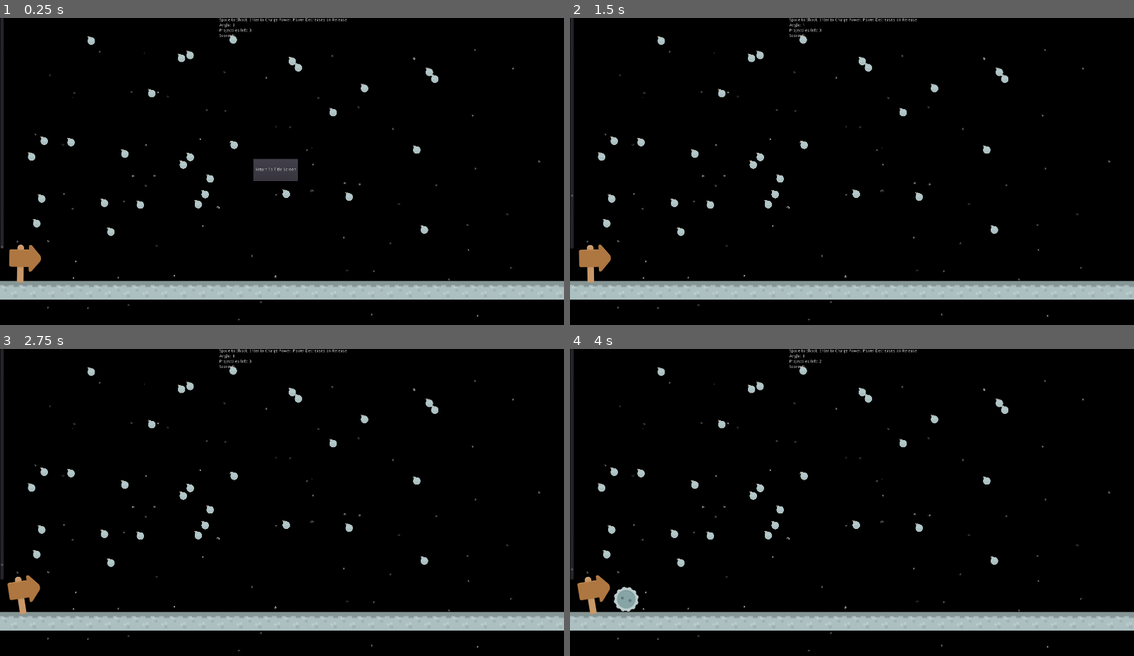
Above: before the commit, frames 1-4 (two rows, left to right).
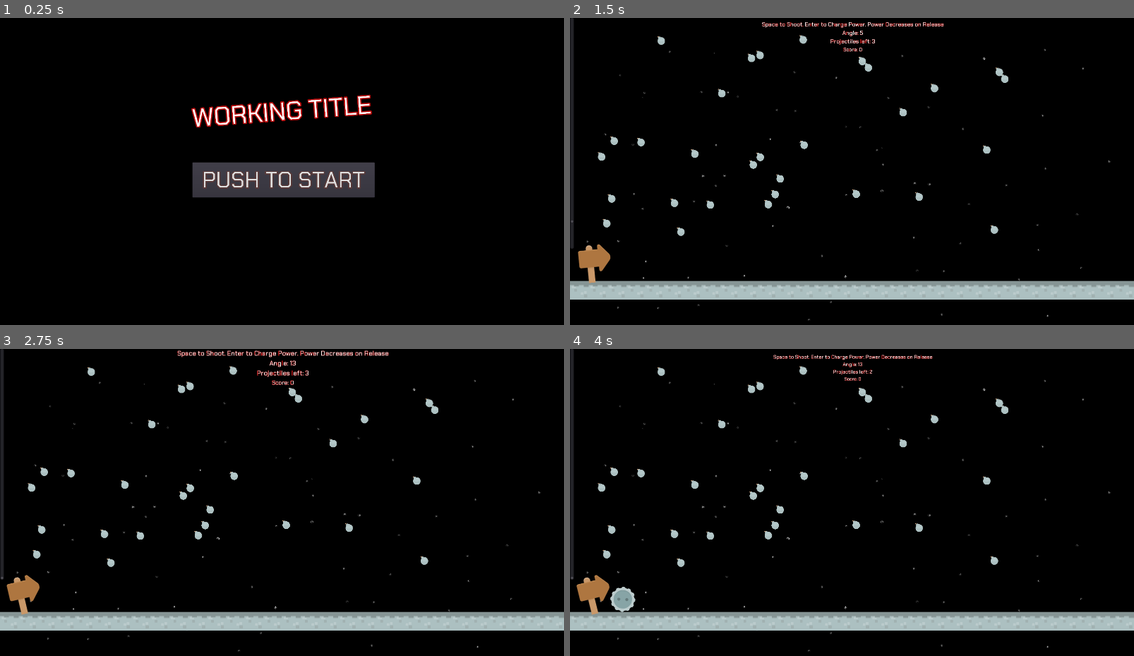
Above: after the commit, the same moments.

Repository: PandorasGit/P1-paroberts
Game: Godot game, scene res://World/World.tscn
Two runs of this game, one before a commit and one after it. Both use one fixed random seed, a clock stepped at 60 frames per second and the inputs below.
Inputs (mouse positions are in pixels of both pictures, inside the frame that each line leads up to):
- Up to frame 1 (0.25 s): no input
- Up to frame 2 (1.5 s): click (852, 180) at 0.5 s, where only the run after the commit has a clickable "PUSH TO START"; click (863, 211) at 1.25 s, where only the run before the commit has a clickable "PUSH TO START"
- Up to frame 3 (2.75 s): tap Enter (adjust_power) at 2 s; hold Enter (adjust_power) from 2.03 s (still down)
- Up to frame 4 (4 s): release Enter (adjust_power) at 2.78 s; tap Space (launch) at 2.85 s; hold Enter (adjust_power) from 3.53 s (still down)

The runs differ from the first frame. In frame 1, 13% of the frame differs, in the area x 0-100%, y 0-99%; in frame 2, 0.7%; in frame 3, 0.8%; in frame 4, 0.8%.

Commit message:
Animate HUD

Diff:
--- a/project/HUD/HUD.tscn
+++ b/project/HUD/HUD.tscn
@@ -1,8 +1,41 @@
-[gd_scene load_steps=12 format=2]
+[gd_scene load_steps=14 format=2]
 
 [ext_resource path="res://HUD/HUD.gd" type="Script" id=1]
 [ext_resource path="res://HUD/black_background.png" type="Texture" id=2]
 [ext_resource path="res://HUD/ChakraPetch-Regular.ttf" type="DynamicFontData" id=3]
+
+[sub_resource type="DynamicFont" id=13]
+outline_size = 1
+outline_color = Color( 0.0901961, 0.0941176, 0.0941176, 1 )
+font_data = ExtResource( 3 )
+
+[sub_resource type="DynamicFont" id=9]
+size = 24
+outline_size = 1
+outline_color = Color( 0.607843, 0.0705882, 0.0705882, 1 )
+use_filter = true
+font_data = ExtResource( 3 )
+
+[sub_resource type="DynamicFont" id=10]
+size = 24
+outline_size = 1
+outline_color = Color( 0.607843, 0.0705882, 0.0705882, 1 )
+use_filter = true
+font_data = ExtResource( 3 )
+
+[sub_resource type="DynamicFont" id=11]
+size = 24
+outline_size = 1
+outline_color = Color( 0.607843, 0.0705882, 0.0705882, 1 )
+use_filter = true
+font_data = ExtResource( 3 )
+
+[sub_resource type="DynamicFont" id=12]
+size = 22
+outline_size = 1
+outline_color = Color( 0.607843, 0.0705882, 0.0705882, 1 )
+use_filter = true
+font_data = ExtResource( 3 )
 
 [sub_resource type="DynamicFont" id=1]
 size = 86
@@ -17,67 +50,6 @@
 outline_color = Color( 0.345098, 0.227451, 0.227451, 1 )
 use_filter = true
 font_data = ExtResource( 3 )
-
-[sub_resource type="Animation" id=6]
-length = 0.001
-step = 5.0
-tracks/0/type = "value"
-tracks/0/path = NodePath("StartButton:rect_position")
-tracks/0/interp = 1
-tracks/0/loop_wrap = true
-tracks/0/imported = false
-tracks/0/enabled = true
-tracks/0/keys = {
-"times": PoolRealArray( 0 ),
-"transitions": PoolRealArray( 1 ),
-"update": 0,
-"values": [ Vector2( 730, 1101 ) ]
-}
-
-[sub_resource type="Animation" id=7]
-resource_name = "StartButtonAnimation"
-length = 5.0
-tracks/0/type = "value"
-tracks/0/path = NodePath("StartButton:rect_position")
-tracks/0/interp = 1
-tracks/0/loop_wrap = true
-tracks/0/imported = false
-tracks/0/enabled = true
-tracks/0/keys = {
-"times": PoolRealArray( 0.1, 1.8, 5 ),
-"transitions": PoolRealArray( 1, 1, 1 ),
-"update": 0,
-"values": [ Vector2( 730, 1101 ), Vector2( 669, 360 ), Vector2( 673, 443 ) ]
-}
-
-[sub_resource type="Animation" id=8]
-resource_name = "TitleTextAnimation"
-length = 5.0
-loop = true
-tracks/0/type = "value"
-tracks/0/path = NodePath("Title:rect_rotation")
-tracks/0/interp = 1
-tracks/0/loop_wrap = true
-tracks/0/imported = false
-tracks/0/enabled = true
-tracks/0/keys = {
-"times": PoolRealArray( 0.1, 2.4, 5.1 ),
-"transitions": PoolRealArray( 1, 1, 1 ),
-"update": 0,
-"values": [ -5.0, 5.0, -5.0 ]
-}
-tracks/1/type = "value"
-tracks/1/path = NodePath("StartButton:rect_position")
-tracks/1/interp = 1
-tracks/1/loop_wrap = true
-tracks/1/imported = false
-tracks/1/enabled = true
-tracks/1/keys = {
-"times": PoolRealArray( 0.1, 2.4 ),
-"transitions": PoolRealArray( 1, 1 ),
-"update": 0,
-"values": [ Vector2( 730, 1101 ), Vector2( 685, 571 ) ]
-}
 
 [sub_resource type="Animation" id=3]
 length = 0.001
@@ -94,7 +66,7 @@
 "values": [ -5.0 ]
 }
 tracks/1/type = "value"
-tracks/1/path = NodePath("StartButton:rect_position")
+tracks/1/path = NodePath("../VBoxContainer:rect_scale")
 tracks/1/interp = 1
 tracks/1/loop_wrap = true
 tracks/1/imported = false
@@ -103,7 +75,7 @@
 "times": PoolRealArray( 0 ),
 "transitions": PoolRealArray( 1 ),
 "update": 0,
-"values": [ Vector2( 730, 1101 ) ]
+"values": [ Vector2( 1, 1 ) ]
 }
 
 [sub_resource type="Animation" id=5]
@@ -138,6 +110,18 @@
 "update": 0,
 "values": [ -5.0, 5.0, -5.0 ]
 }
+tracks/1/type = "value"
+tracks/1/path = NodePath("../VBoxContainer:rect_scale")
+tracks/1/interp = 1
+tracks/1/loop_wrap = true
+tracks/1/imported = false
+tracks/1/enabled = true
+tracks/1/keys = {
+"times": PoolRealArray( 0.1, 2.4 ),
+"transitions": PoolRealArray( 1, 1 ),
+"update": 0,
+"values": [ Vector2( 0.5, 0.5 ), Vector2( 1, 1 ) ]
+}
 
 [node name="HUD" type="Control"]
 anchor_right = 1.0
@@ -147,40 +131,53 @@
 script = ExtResource( 1 )
 
 [node name="ResetButton" type="Button" parent="."]
-margin_left = 862.0
-margin_top = 480.0
-margin_right = 1014.0
-margin_bottom = 555.0
+visible = false
+margin_left = 894.0
+margin_top = 455.0
+margin_right = 1071.0
+margin_bottom = 530.0
+custom_fonts/font = SubResource( 13 )
 text = "Return To Title Screen"
 
 [node name="VBoxContainer" type="VBoxContainer" parent="."]
-margin_left = 747.0
-margin_right = 434.0
+anchor_right = 0.427
+margin_left = 578.0
+margin_top = -4.0
+margin_right = 1348.0
+margin_bottom = 125.0
+rect_pivot_offset = Vector2( 385, 68.5 )
+alignment = 1
+
+[node name="Tutorial" type="Label" parent="VBoxContainer"]
+margin_right = 770.0
 margin_bottom = 32.0
-alignment = 1
-
-[node name="Tutorial" type="Label" parent="VBoxContainer"]
-margin_right = 434.0
-margin_bottom = 14.0
+custom_fonts/font = SubResource( 9 )
 text = "Space to Shoot. Enter to Charge Power. Power Decreases on Release"
+align = 1
 
 [node name="AngleLabel" type="Label" parent="VBoxContainer"]
-margin_top = 18.0
-margin_right = 434.0
-margin_bottom = 32.0
+margin_top = 36.0
+margin_right = 770.0
+margin_bottom = 68.0
+custom_fonts/font = SubResource( 10 )
 text = "Angle: X"
+align = 1
 
 [node name="AmmoLabel" type="Label" parent="VBoxContainer"]
-margin_top = 36.0
-margin_right = 434.0
-margin_bottom = 50.0
+margin_top = 72.0
+margin_right = 770.0
+margin_bottom = 104.0
+custom_fonts/font = SubResource( 11 )
 text = "Projectiles: X"
+align = 1
 
 [node name="ScoreLabel" type="Label" parent="VBoxContainer"]
-margin_top = 54.0
-margin_right = 434.0
-margin_bottom = 68.0
+margin_top = 108.0
+margin_right = 770.0
+margin_bottom = 137.0
+custom_fonts/font = SubResource( 12 )
 text = "Score: X"
+align = 1
 
 [node name="PowerMeter" type="VScrollBar" parent="."]
 margin_left = 13.0
@@ -193,7 +190,6 @@
 value = 100.0
 
 [node name="MainMenu" type="Control" parent="."]
-visible = false
 margin_right = 40.0
 margin_bottom = 40.0
 
@@ -217,22 +213,15 @@
 [node name="StartButton" type="Button" parent="MainMenu"]
 anchor_right = 47.95
 anchor_bottom = 26.95
-margin_left = 730.0
-margin_top = 1101.0
-margin_right = -568.0
-margin_bottom = 143.0
+margin_left = 655.0
+margin_top = 492.0
+margin_right = -643.0
+margin_bottom = -466.0
 custom_fonts/font = SubResource( 4 )
 text = "PUSH TO START"
 icon_align = 1
 
 [node name="AnimationPlayers" type="Node" parent="."]
-
-[node name="StartButtonAnimationPlayer" type="AnimationPlayer" parent="AnimationPlayers"]
-root_node = NodePath("../../MainMenu")
-autoplay = "StartButtonAnimation"
-anims/RESET = SubResource( 6 )
-anims/StartButtonAnimation = SubResource( 7 )
-anims/TitleTextAnimation = SubResource( 8 )
 
 [node name="TitleAnimationPlayer" type="AnimationPlayer" parent="AnimationPlayers"]
 root_node = NodePath("../../MainMenu")
Not shown, changed: README.md
